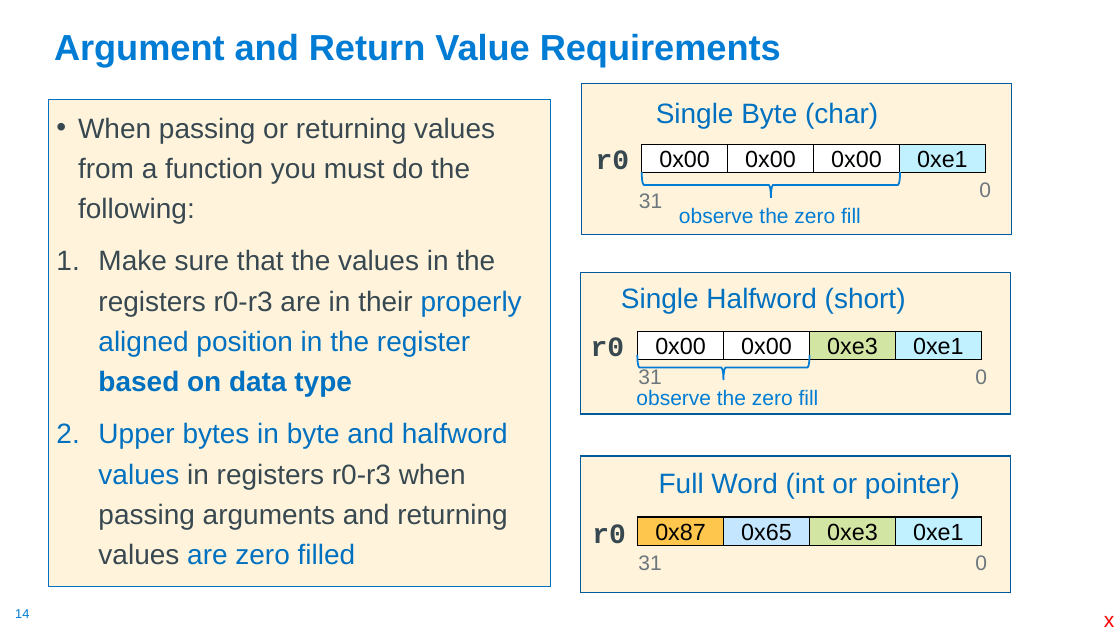
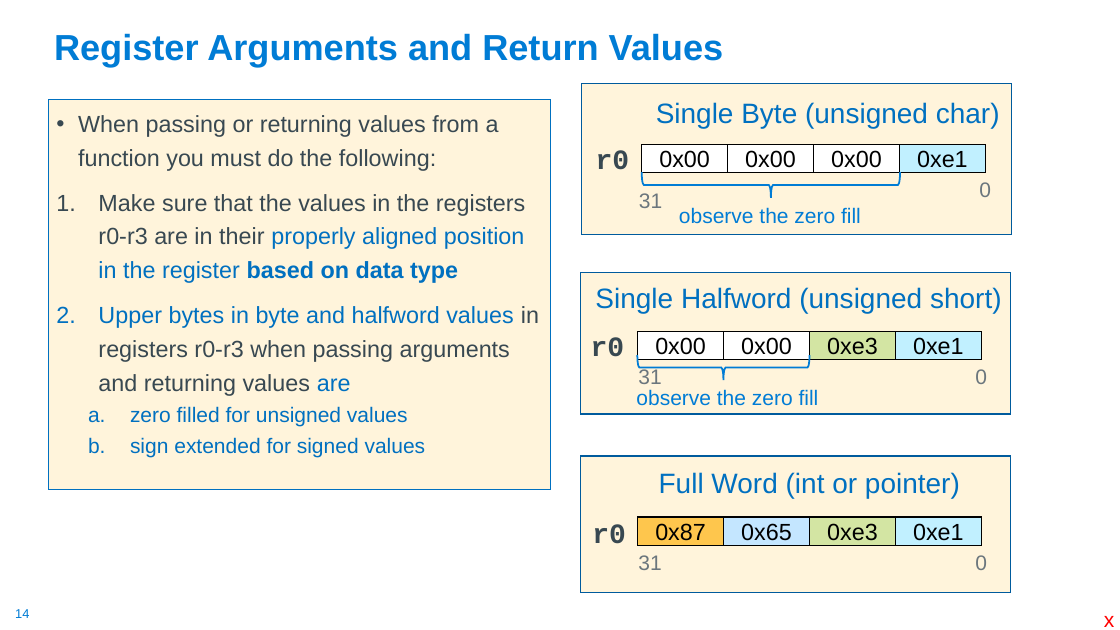
Before and after one commit to cse30-sp24/Muller-Slides, a slide deck: slide 14 of 07-Arm-Part4.pptx. Drawn at 1120x630 pixels with LibreOffice and Linux fonts; fonts in the diff are those of the drawing. Boxes give left, top, right and bottom in pixels: in the first picture for what was removed or moved away, otherwise in the second. Text is boxed around its words. In the diff, an @@ line names an element or a change of style, - is before the commit and + after.

```diff
--- a/07-Arm-Part4.pptx
+++ b/07-Arm-Part4.pptx
@@ title at (54,33,724,67): text changed @@
-Argument and Return Value Requirements
+Register Arguments and Return Values
@@ text "When passing or returning values ...": place and size @@
-text "When passing or returning values ..." at (48,99,550,586)
+text "When passing or returning values ..." at (48,99,550,490)
@@ text at (78,115,526,283): size 24 to 20 pt in "When passing or returning values from a ...", "Make sure that the values in the ..." @@
@@ text at (656,102,1000,128): text changed @@
-Single Byte (char)
+Single Byte (unsigned char)
@@ text at (595,287,1002,313): text changed @@
-Single Halfword (short)
+Single Halfword (unsigned short)
@@ text at (98,306,539,458): text changed; size 24 to 20 pt; text colour #384851 to #0070C0 @@
-2. Upper bytes in byte and halfword values in registers r0-r3 when passing arguments and returning values are zero filled
+2. Upper bytes in byte and halfword values in registers r0-r3 when passing arguments and returning values are
+  a. zero filled for unsigned values
+  b. sign extended for signed values
```
Also in this commit, not shown: 3 other slides changed, 1 other file.
